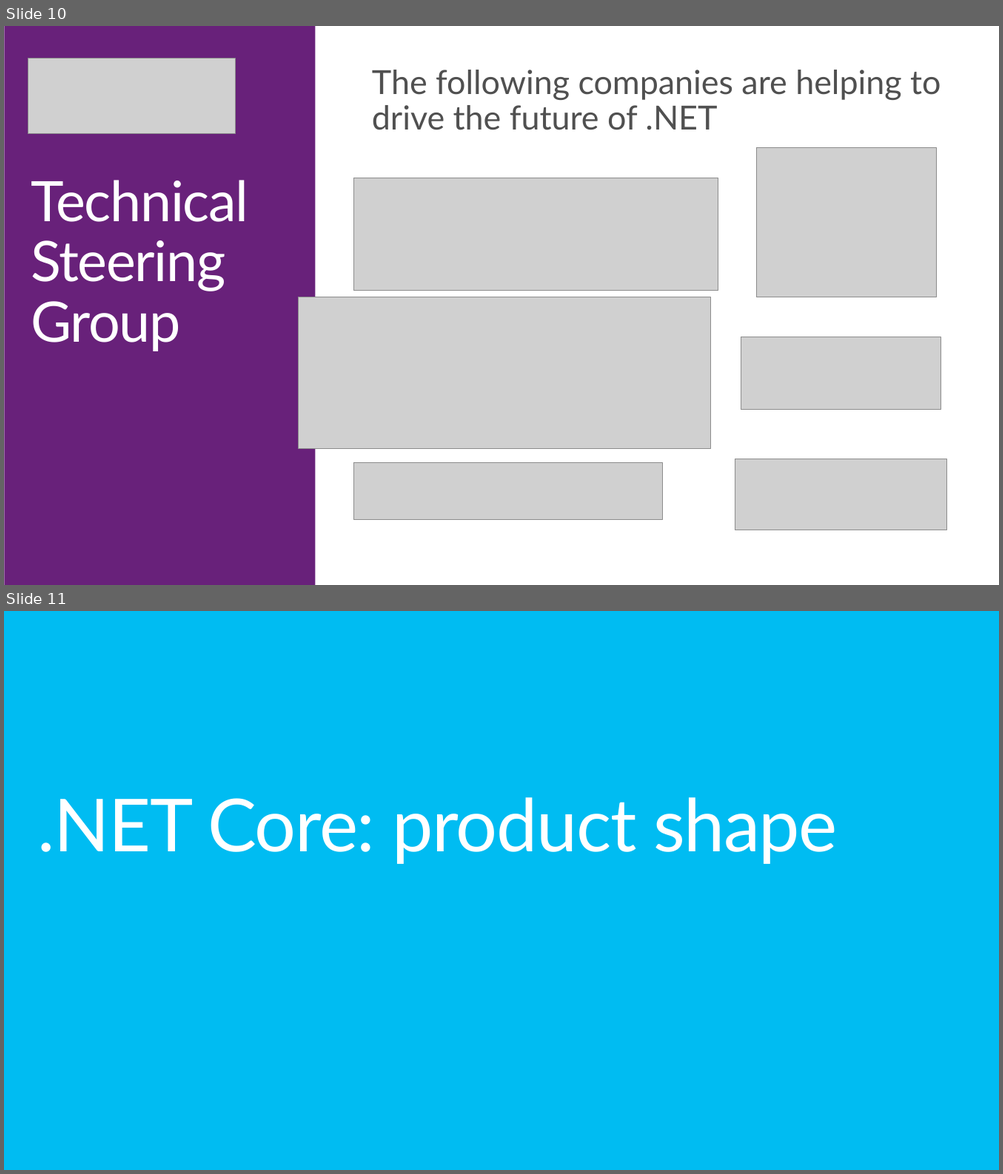
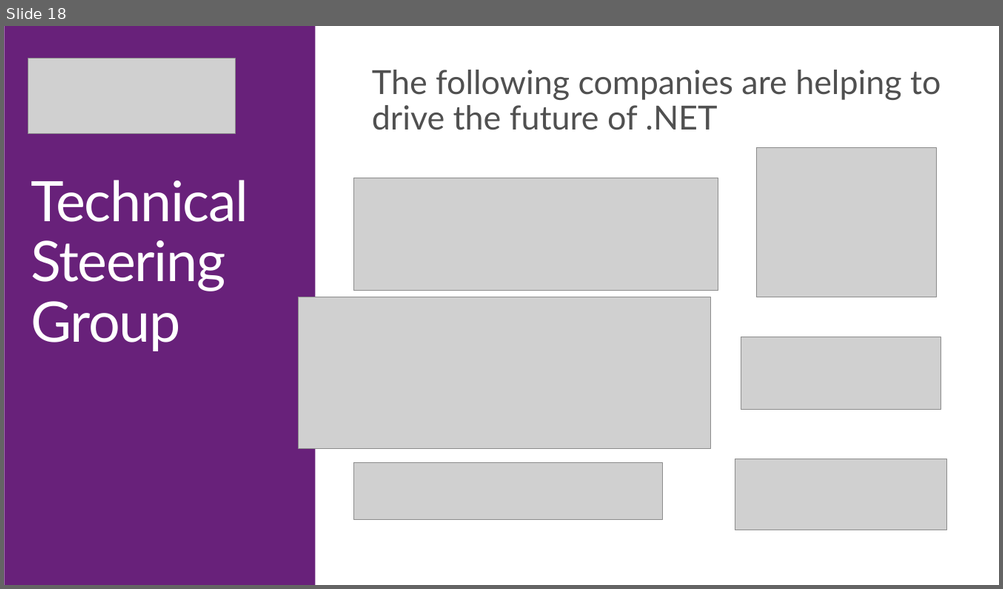
Before and after one commit to spboyer/angular-aspnetcore-workshop, a slide deck: docs/1-Overview-Setup-and-Getting-Started/netcore-workshop-overview-tools.pptx. Shown one above the other, each under a label of ours: slides 10 and 11 before the commit, slide 18 after it. The pictures are 1003x1174 and 1003x589 pixels, drawn with LibreOffice and Linux fonts; fonts in the diff are those of the drawing; grey boxes stand for pictures; background and template pictures are left out. Boxes give left, top, right and bottom in pixels: in the first picture for what was removed or moved away, otherwise in the second. Text is boxed around its words. In the diff, an @@ line names an element or a change of style, - is before the commit and + after.

Commit message:
.NET Core deck updates

```diff
--- a/docs/1-Overview-Setup-and-Getting-Started/netcore-workshop-overview-tools.pptx
+++ b/docs/1-Overview-Setup-and-Getting-Started/netcore-workshop-overview-tools.pptx
@@ slide 11 removed at (x1=4, y1=611, x2=999, y2=1170), background #00BCF2 @@
@@ title removed at (x1=37, y1=797, x2=837, y2=864) @@
-.NET Core: product shape
@@ what was slide 10 is now slide 18 @@
```
Also in this commit, not shown: 9 slides changed, 3 slides added, 10 other slides removed.
